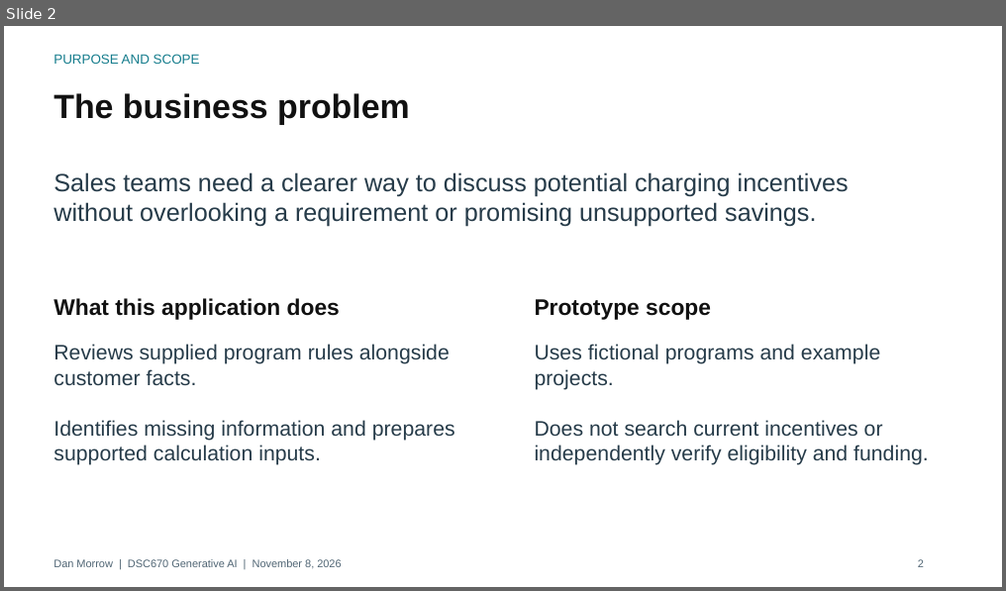
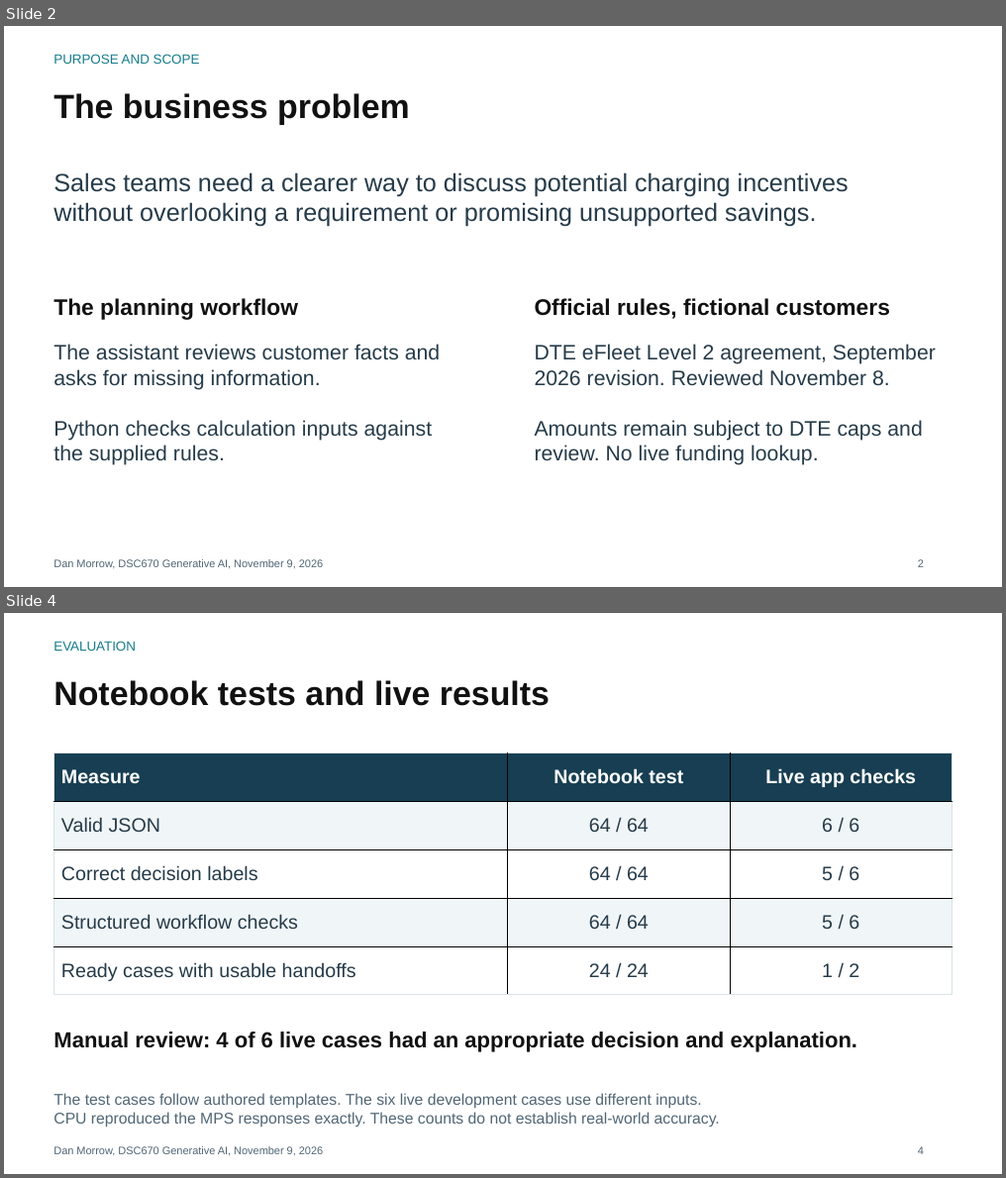
Before and after one commit to danof2morrow/data-science-portfolio, a slide deck: generative-ai/commercial-fleet-ev-incentive-assistant/commercial_fleet_ev_incentive_assistant_presentation.pptx. Shown one above the other, each under a label of ours: slide 2 before the commit, slides 2 and 4 after it; the slides between them are not shown. The pictures are 1006x591 and 1006x1178 pixels, drawn with LibreOffice and Linux fonts; fonts in the diff are those of the drawing. Boxes give left, top, right and bottom in pixels: in the first picture for what was removed or moved away, otherwise in the second. Text is boxed around its words. In the diff, an @@ line names an element or a change of style, - is before the commit and + after.

Commit message:
Complete DTE Streamlit portfolio with trained model evidence and live limitations

```diff
--- a/generative-ai/commercial-fleet-ev-incentive-assistant/commercial_fleet_ev_incentive_assistant_presentation.pptx
+++ b/generative-ai/commercial-fleet-ev-incentive-assistant/commercial_fleet_ev_incentive_assistant_presentation.pptx
@@ slide 4 added at (4, 613, 1002, 1174), background #FFFFFF @@
@@ text added at (54, 641, 136, 651), 12.8 pt, text #167D8D @@
+EVALUATION
@@ text added at (54, 680, 549, 706), 32.2 pt, text #111111, bold @@
+Notebook tests and live results
@@ table added at (54, 754, 952, 995), 5 rows, 3 columns @@
+Measure | Notebook test | Live app checks
+Valid JSON | 64 / 64 | 6 / 6
+Correct decision labels | 64 / 64 | 5 / 6
+Structured workflow checks | 64 / 64 | 5 / 6
+Ready cases with usable handoffs | 24 / 24 | 1 / 2
@@ text added at (54, 1032, 858, 1053), 21 pt, text #111111, bold @@
+Manual review: 4 of 6 live cases had an appropriate decision and explanation.
@@ text added at (54, 1093, 720, 1128), 15 pt, text #516675 @@
+The test cases follow authored templates. The six live development cases use different inputs.
+CPU reproduced the MPS responses exactly. These counts do not establish real-world accuracy.
@@ text added at (54, 1147, 323, 1157), 10.5 pt, text #516675 @@
+Dan Morrow, DSC670 Generative AI, November 9, 2026
@@ text added at (918, 1147, 924, 1155), 10.5 pt, text #516675 @@
+4
@@ slide 2 changed as well @@
@@ text at (54, 298, 298, 320): text changed @@
-What this application does
+The planning workflow
@@ text at (535, 298, 890, 319): text changed @@
-Prototype scope
+Official rules, fictional customers
@@ text at (54, 344, 440, 466): text changed @@
-Reviews supplied program rules alongside customer facts.
-Identifies missing information and prepares supported calculation inputs.
+The assistant reviews customer facts and asks for missing information.
+Python checks calculation inputs against the supplied rules.
@@ text at (535, 344, 936, 466): text changed @@
-Uses fictional programs and example projects.
-Does not search current incentives or independently verify eligibility and funding.
+DTE eFleet Level 2 agreement, September 2026 revision. Reviewed November 8.
+Amounts remain subject to DTE caps and review. No live funding lookup.
@@ text at (54, 560, 323, 570): text changed @@
-Dan Morrow | DSC670 Generative AI | November 8, 2026
+Dan Morrow, DSC670 Generative AI, November 9, 2026
```
Also in this commit, not shown: 3 other slides changed, 3 other slides added, 4 slides removed, 23 other files.
